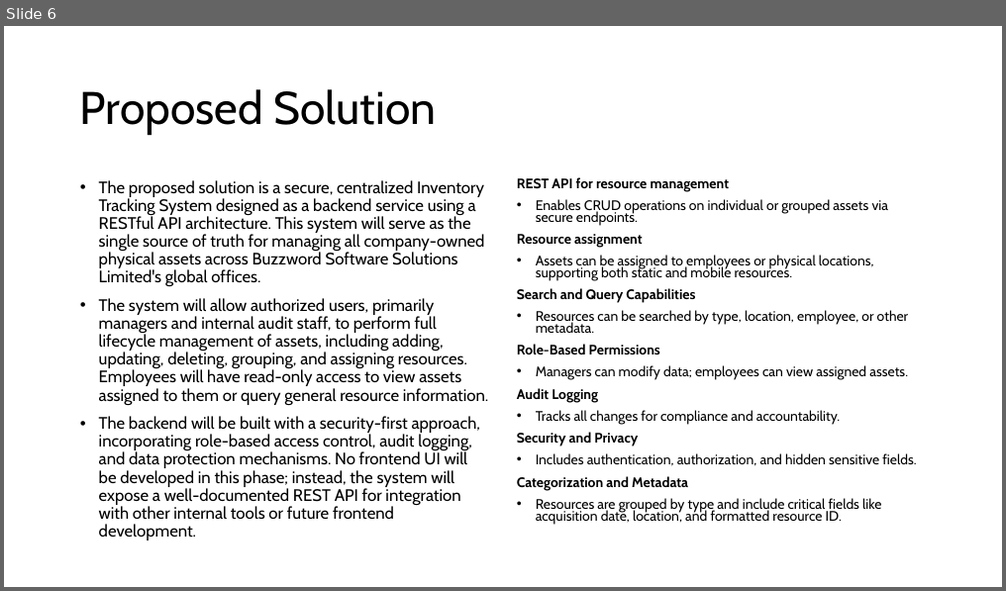
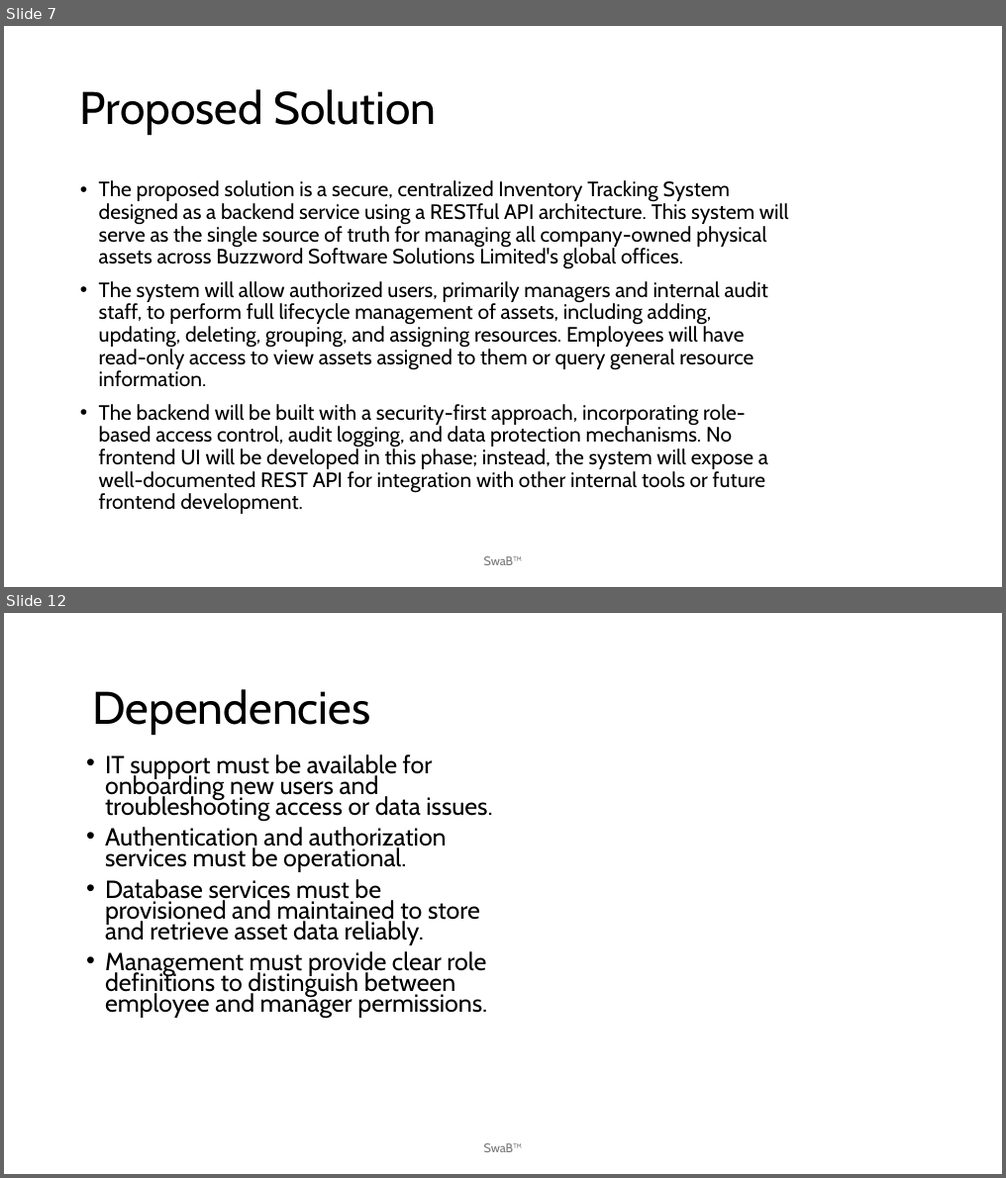
Before and after one commit to cwarstler24/NextGenTeamBlue, a slide deck: Documentation/Vision Document PowerPoint.pptx. Shown one above the other, each under a label of ours: slide 6 before the commit, slides 7 and 12 after it; the slides between them are not shown. The pictures are 1006x591 and 1006x1178 pixels, drawn with LibreOffice and Linux fonts; fonts in the diff are those of the drawing. Boxes give left, top, right and bottom in pixels: in the first picture for what was removed or moved away, otherwise in the second. Text is boxed around its words. In the diff, an @@ line names an element or a change of style, - is before the commit and + after.

```diff
--- a/Documentation/Vision Document PowerPoint.pptx
+++ b/Documentation/Vision Document PowerPoint.pptx
@@ slide 12 added at [4,613,1002,1174], background #FFFFFF @@
@@ text added at [93,689,371,735], 44 pt, text #000000 @@
+Dependencies
@@ text added at [105,755,492,1018], 23.8 pt, text #000000 @@
+• IT support must be available for onboarding new users and troubleshooting access or data issues.
+• Authentication and authorization services must be operational.
+• Database services must be provisioned and maintained to store and retrieve asset data reliably.
+• Management must provide clear role definitions to distinguish between employee and manager permissions.
@@ text added at [484,1144,523,1153], 12 pt, text #797979 @@
+SwaB™
@@ what was slide 6 is now slide 7 @@
@@ slide 7 changed as well @@
@@ text "The proposed solution is a ..." at [99,180,789,514]: size 16 to 20 pt @@
@@ text removed at [517,177,916,525] @@
-REST API for resource management
-• Enables CRUD operations on individual or grouped assets via secure endpoints.
-Resource assignment
-• Assets can be assigned to employees or physical locations, supporting both static and mobile resources.
-Search and Query Capabilities
-• Resources can be searched by type, location, employee, or other metadata.
-Role-Based Permissions
-• Managers can modify data; employees can view assigned assets.
-Audit Logging
-• Tracks all changes for compliance and accountability.
-Security and Privacy
-• Includes authentication, authorization, and hidden sensitive fields.
-Categorization and Metadata
-• Resources are grouped by type and include critical fields like acquisition date, location, and formatted resource ID.
@@ text added at [484,557,523,566], 12 pt, text #797979 @@
+SwaB™
```
Also in this commit, not shown: 12 other slides changed, 4 other slides added, 1 slide removed, 2 other files.
